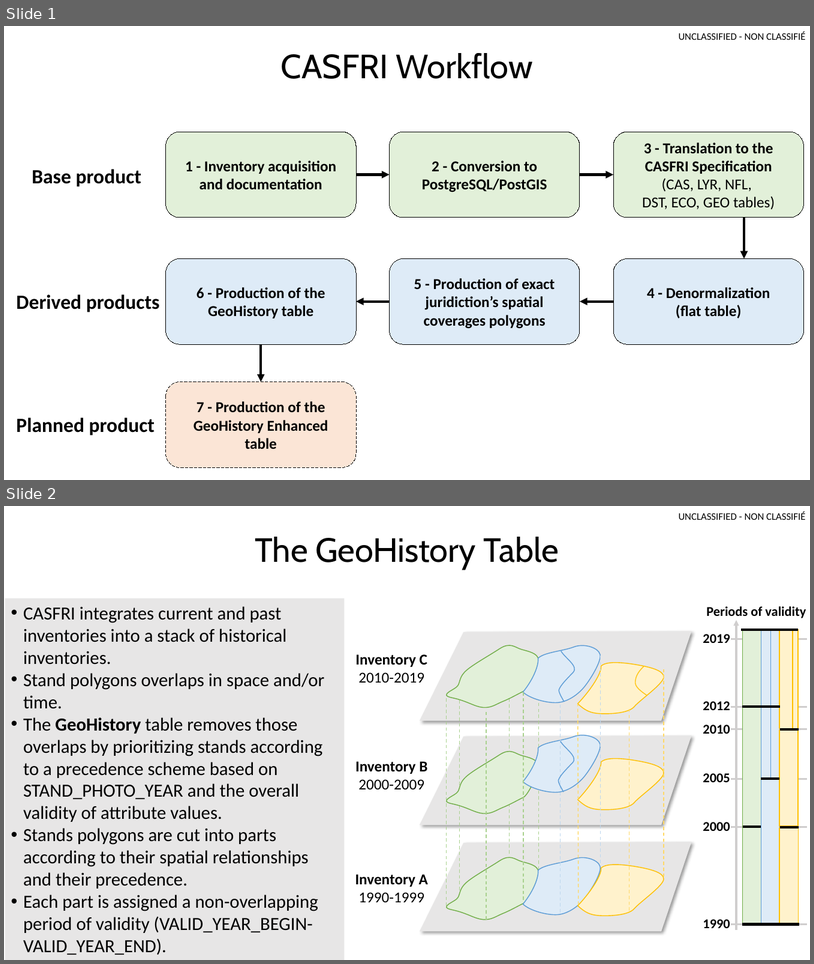
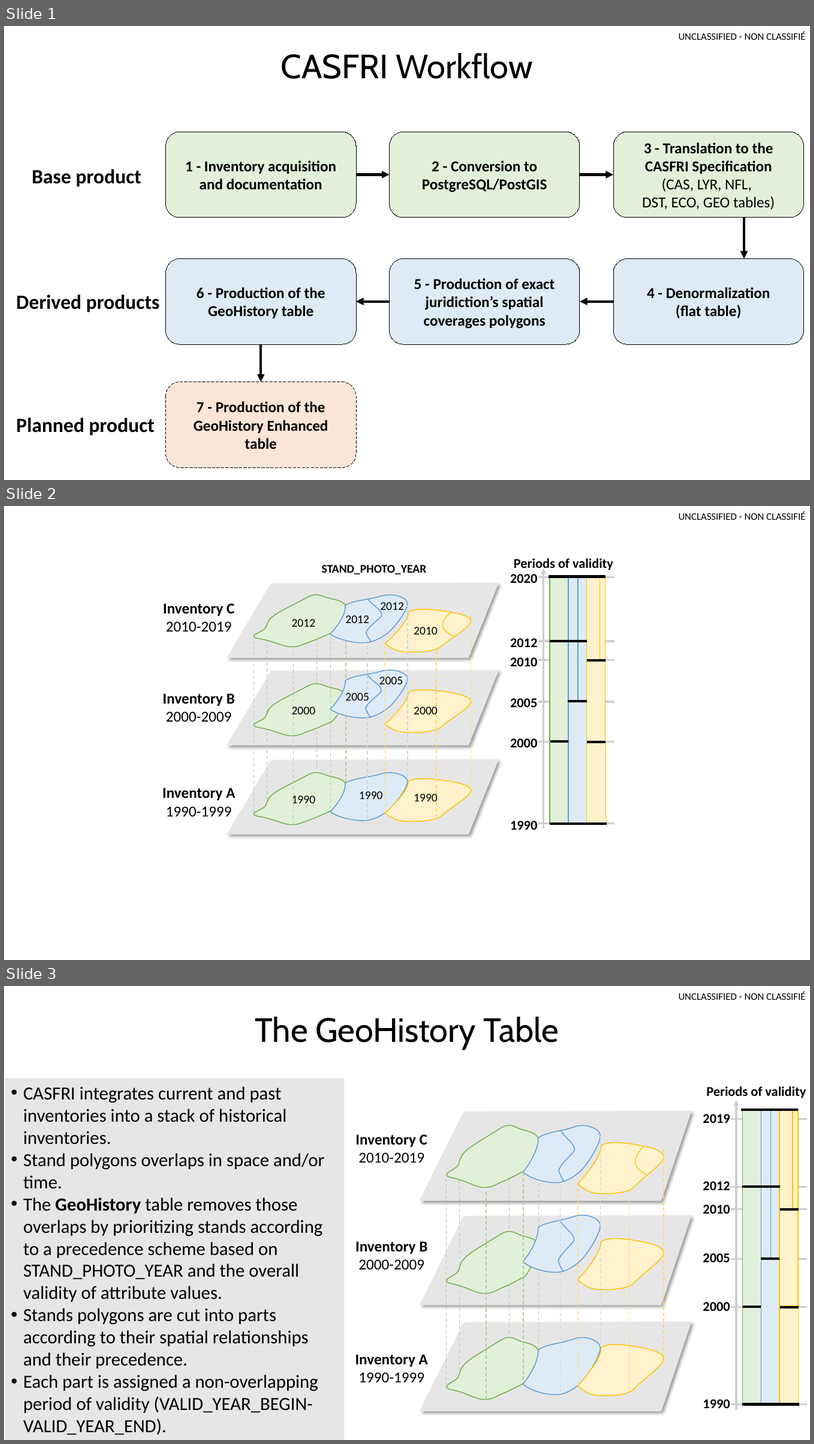
Before and after one commit to CASFRI/CASFRI, a slide deck: documentation/graphic_material/technical_presentation_and_diagrams.pptx. Shown one above the other, each under a label of ours: slides 1 and 2 before the commit, slides 1, 2 and 3 after it. The pictures are 814x964 and 814x1444 pixels, drawn with LibreOffice and Linux fonts; fonts in the diff are those of the drawing. Boxes give left, top, right and bottom in pixels: in the first picture for what was removed or moved away, otherwise in the second. Text is boxed around its words. In the diff, an @@ line names an element or a change of style, - is before the commit and + after.

```diff
--- a/documentation/graphic_material/technical_presentation_and_diagrams.pptx
+++ b/documentation/graphic_material/technical_presentation_and_diagrams.pptx
@@ slide 2 added at <box>4,506,810,960</box>, background #FFFFFF; not listed: 1 template element that a slide beside it also shows @@
@@ group added at <box>510,558,615,829</box>: 13 lines, 12 rectangles, 7 texts, 1 arrow @@
+2020
+2012
+2010
+2005
+2000
+1990
+Periods of validity
@@ text added at <box>322,565,427,574</box>, 14 pt, text #000000, bold @@
+STAND_PHOTO_YEAR
@@ group added at <box>162,583,500,834</box>: 15 freeform shapes, 11 lines, 3 texts @@
+Inventory A
+1990-1999
+Inventory B
+2000-2009
+Inventory C
+2010-2019
@@ group added at <box>292,602,438,807</box>: 11 texts @@
+2012
+2005
+1990
+2005
+2012
+2010
+2000
+1990
+2012
+2000
+1990
@@ what was slide 2 is now slide 3 @@
```
Also in this commit, not shown: 2 other slides added, 4 other files.
